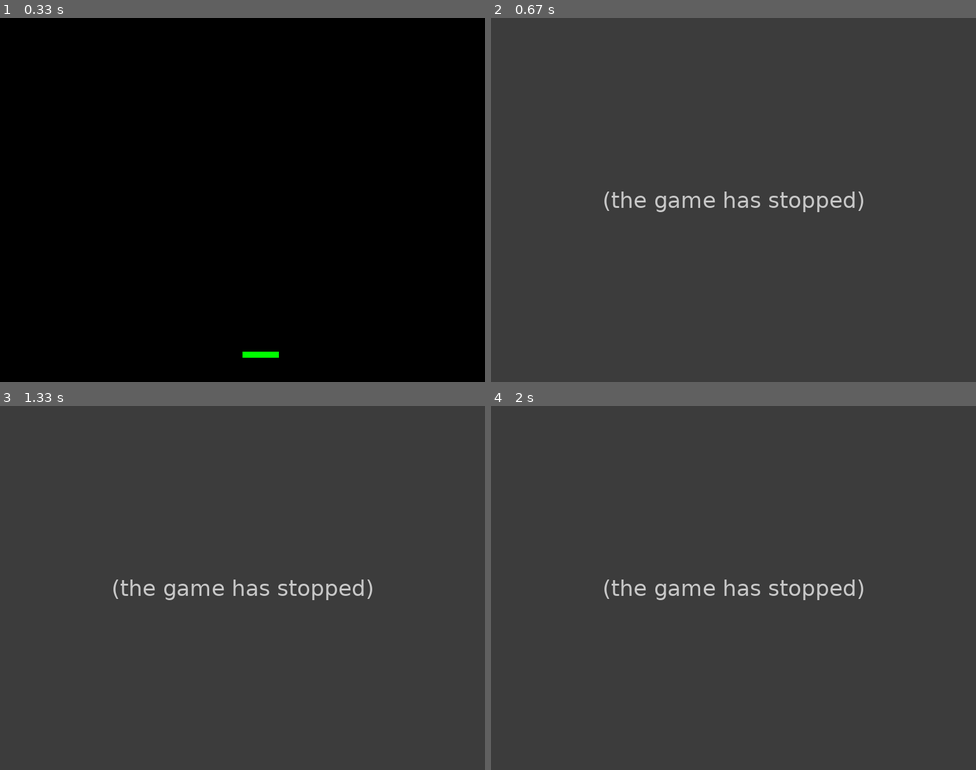
Above: before the commit, frames 1-4 (two rows, left to right).
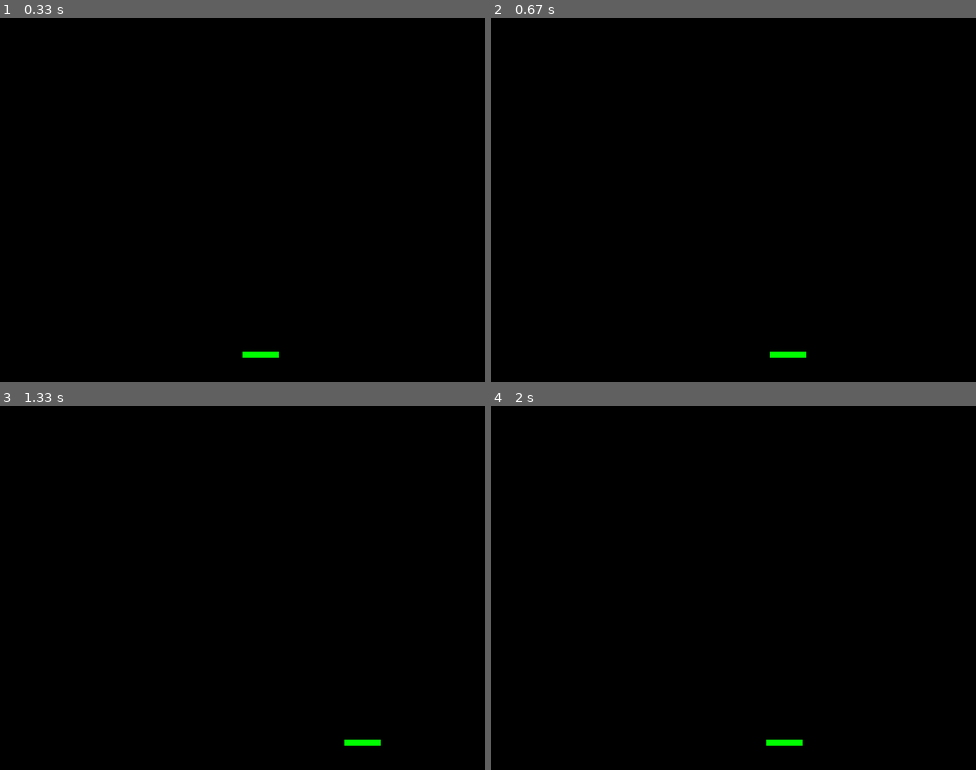
Above: after the commit, the same moments.

Repository: LeonChen2/Programming-2
Game: pygame game, started from pygame/GameProject.py
Same seed, same stepped clock (60 frames per second), same inputs: the game is played once before the commit and once after it.
Inputs:
- Up to frame 1 (0.33 s): no input
- Up to frame 2 (0.67 s): hold Right from 0.33 s (still down)
- Up to frame 3 (1.33 s): release Right at 0.8 s; hold Right 0.83-1.3 s
- Up to frame 4 (2 s): hold Left 1.33-1.87 s; hold Left from 1.9 s (still down)

Frame 1 is identical in both runs. In frame 2, 100% of the frame differs, in the area x 0-100%, y 0-100%; in frame 3, 100%; in frame 4, 100%.
Error before the commit: TypeError: Rectangle.go_right() missing 1 required positional argument: 'self' (GameProject....; the game stopped at 0.33 s (later frames are placeholders)

Commit message:
Enemy added

Diff:
--- a/pygame/GameProject.py
+++ b/pygame/GameProject.py
@@ -1,4 +1,5 @@
 # game
+
 
 import pygame
 
@@ -8,14 +9,18 @@
 YELLOW = (255, 255, 0)
 SKY_BLUE = (95, 165, 228)
 GREEN = (0, 255, 0)
+RED = (255, 0, 0)
+BLUE = (0, 0, 255)
 WIDTH = 800
 HEIGHT = 600
+NUM_ROWS = 5
 TITLE = "Game"
 
 
 
-class Rectangle:
-    def __init__(self, colour=WHITE):
+class Rectangle(pygame.sprite.Sprite):
+    def __init__(self, colour=GREEN):
+        super().__init__()
         self.width, self.height = (60, 10)
         self.x, self.y = (400, 550)
 
@@ -35,6 +40,7 @@
                 self.height
             ]
         )
+
     def update(self):
         """Updates the location of the block in space.
         Returns:
@@ -61,6 +67,31 @@
         """ Called when the user lets off the keyboard. """
         self.vel_x = 0
 
+class Enemy(pygame.sprite.Sprite):
+    def __init__(self, colour=RED):
+        self.width, self.height = (60, 30)
+        self.x, self.y = (400, 200)
+        super().__init__()
+
+        self.colour = colour
+
+    def draw(self, screen):
+        pygame.draw.rect(
+            screen,
+            self.colour,
+            [
+                self.x,
+                self.y,
+                self.width,
+                self.height
+            ]
+        )
+
+    def update(self):
+        if self.x + self.width > WIDTH or self.x < 0:
+            self.vel_x *= 0
+        if self.y + self.height > HEIGHT or self.y < 0:
+            self.vel_y *= 0
 
 
 def main():
@@ -74,11 +105,15 @@
     # ----- LOCAL VARIABLES
     done = False
     clock = pygame.time.Clock()
-    Paddle = Rectangle((0, 255, 0))
+
+    # --- enemies
+    #for i in range(NUM_ROWS):
+        #enemy = Enemy(100+i*20)
+        #enemy.rect.x = enemy.rect.x - random.choice([-10, 10])
 
     # --- player
-
-
+    rectangle = Rectangle()
+    enemy = Rectangle()
 
     # ----- MAIN LOOP
     while not done:
@@ -88,15 +123,15 @@
 
             if event.type == pygame.KEYDOWN:
                 if event.key == pygame.K_LEFT:
-                    Rectangle.go_left()
+                    rectangle.go_left()
                 if event.key == pygame.K_RIGHT:
-                    Rectangle.go_right()
+                    rectangle.go_right()
 
             if event.type == pygame.KEYUP:
-                if event.key == pygame.K_LEFT and Rectangle.vel_x < 0:
-                 Rectangle.stop()
-                if event.key == pygame.K_RIGHT and Rectangle.vel_x > 0:
-                 Rectangle.stop()
+                if event.key == pygame.K_LEFT and rectangle.vel_x < 0:
+                 rectangle.stop()
+                if event.key == pygame.K_RIGHT and rectangle.vel_x > 0:
+                 rectangle.stop()
 
         # -- Event Handler
         for event in pygame.event.get():
@@ -104,14 +139,16 @@
                 done = True
 
         # ----- LOGIC
+
+
+
         # update
-        Paddle.update()
+        rectangle.update()
+        enemy.update()
 
         # ----- DRAW
         screen.fill(BLACK)
-        Paddle.draw(screen)
-
-
+        rectangle.draw(screen)
 
         # ----- UPDATE
         pygame.display.flip()
--- /dev/null
+++ b/pygame/Test.py
@@ -0,0 +1,266 @@
+import pygame
+
+# Global constants
+
+# Colors
+BLACK = (0, 0, 0)
+WHITE = (255, 255, 255)
+GREEN = (0, 255, 0)
+RED = (255, 0, 0)
+BLUE = (0, 0, 255)
+
+# Screen dimensions
+SCREEN_WIDTH = 800
+SCREEN_HEIGHT = 600
+
+
+class Player(pygame.sprite.Sprite):
+    """ This class represents the bar at the bottom that the player
+        controls. """
+
+    # -- Methods
+    def __init__(self):
+        """ Constructor function """
+
+        # Call the parent's constructor
+        super().__init__()
+
+        # Create an image of the block, and fill it with a color.
+        # This could also be an image loaded from the disk.
+        width = 40
+        height = 60
+        self.image = pygame.Surface([width, height])
+        self.image.fill(RED)
+
+        # Set a referance to the image rect.
+        self.rect = self.image.get_rect()
+
+        # Set speed vector of player
+        self.vel_x = 0
+        self.vel_y = 0
+
+        # List of sprites we can bump against
+        self.level = None
+
+    def update(self):
+
+        # Move left/right
+        self.rect.x += self.vel_x
+
+
+
+        # Move up/down
+        self.rect.y += self.vel_y
+
+        # Check and see if we hit anything
+        block_hit_list = pygame.sprite.spritecollide(self, self.level.platform_list, False)
+        for block in block_hit_list:
+
+            # Reset our position based on the top/bottom of the object.
+            if self.vel_y > 0:
+                self.rect.bottom = block.rect.top
+            elif self.vel_y < 0:
+                self.rect.top = block.rect.bottom
+
+            # Stop our vertical movement
+            self.vel_y = 0
+
+    def calc_grav(self):
+        """ Calculate effect of gravity. """
+        if self.vel_y == 0:
+            self.vel_y = 1
+        else:
+            self.vel_y += .15
+
+        # See if we are on the ground.
+        if self.rect.y >= SCREEN_HEIGHT - self.rect.height and self.vel_y >= 0:
+            self.vel_y = 0
+            self.rect.y = SCREEN_HEIGHT - self.rect.height
+
+    def jump(self):
+        """ Called when user hits 'jump' button. """
+
+        # move down a bit and see if there is a platform below us.
+        # Move down 2 pixels because it doesn't work well if we only move down
+        # 1 when working with a platform moving down.
+        self.rect.y += 2
+        platform_hit_list = pygame.sprite.spritecollide(self, self.level.platform_list, False)
+        self.rect.y -= 2
+
+        # If it is ok to jump, set our speed upwards
+        if len(platform_hit_list) > 0 or self.rect.bottom >= SCREEN_HEIGHT:
+            self.vel_y = -10
+
+    # Player-controlled movement:
+    def go_left(self):
+        """ Called when the user hits the left arrow. """
+        self.vel_x = -6
+
+    def go_right(self):
+        """ Called when the user hits the right arrow. """
+        self.vel_x = 6
+
+    def stop(self):
+        """ Called when the user lets off the keyboard. """
+        self.vel_x = 0
+
+
+class Platform(pygame.sprite.Sprite):
+    """ Platform the user can jump on """
+
+    def __init__(self, width, height):
+        """ Platform constructor. Assumes constructed with user passing in
+            an array of 5 numbers like what's defined at the top of this
+            code. """
+        super().__init__()
+
+        self.image = pygame.Surface([width, height])
+        self.image.fill(GREEN)
+
+        self.rect = self.image.get_rect()
+
+
+class Level(object):
+    """ This is a generic super-class used to define a level.
+        Create a child class for each level with level-specific
+        info. """
+
+    def __init__(self, player):
+        """ Constructor. Pass in a handle to player. Needed for when moving platforms
+            collide with the player. """
+        self.platform_list = pygame.sprite.Group()
+        self.enemy_list = pygame.sprite.Group()
+        self.player = player
+
+        # Background image
+        self.background = None
+
+    # Update everythign on this level
+    def update(self):
+        """ Update everything in this level."""
+        self.platform_list.update()
+        self.enemy_list.update()
+
+    def draw(self, screen):
+        """ Draw everything on this level. """
+
+        # Draw the background
+        screen.fill(BLUE)
+
+        # Draw all the sprite lists that we have
+        self.platform_list.draw(screen)
+        self.enemy_list.draw(screen)
+
+
+# Create platforms for the level
+class Level_01(Level):
+    """ Definition for level 1. """
+
+    def __init__(self, player):
+        """ Create level 1. """
+
+        # Call the parent constructor
+        Level.__init__(self, player)
+
+        # Array with width, height, x, and y of platform
+        level = [[210, 70, 500, 500],
+                 [210, 70, 200, 400],
+                 [210, 70, 600, 300],
+                 ]
+
+        # Go through the array above and add platforms
+        for platform in level:
+            block = Platform(platform[0], platform[1])
+            block.rect.x = platform[2]
+            block.rect.y = platform[3]
+            block.player = self.player
+            self.platform_list.add(block)
+
+
+def main():
+    """ Main Program """
+    pygame.init()
+
+    # Set the height and width of the screen
+    size = [SCREEN_WIDTH, SCREEN_HEIGHT]
+    screen = pygame.display.set_mode(size)
+
+    pygame.display.set_caption("Frenzy Tiles")
+
+    # Create the player
+    player = Player()
+
+    # Create all the levels
+    level_list = []
+    level_list.append(Level_01(player))
+
+    # Set the current level
+    current_level_no = 0
+    current_level = level_list[current_level_no]
+
+    active_sprite_list = pygame.sprite.Group()
+    player.level = current_level
+
+    player.rect.x = 340
+    player.rect.y = SCREEN_HEIGHT - player.rect.height
+    active_sprite_list.add(player)
+
+    # Loop until the user clicks the close button.
+    done = False
+
+    # Used to manage how fast the screen updates
+    clock = pygame.time.Clock()
+
+    # -------- Main Program Loop -----------
+    while not done:
+        for event in pygame.event.get():
+            if event.type == pygame.QUIT:
+                done = True
+
+            if event.type == pygame.KEYDOWN:
+                if event.key == pygame.K_LEFT:
+                    player.go_left()
+                if event.key == pygame.K_RIGHT:
+                    player.go_right()
+                if event.key == pygame.K_UP:
+                    player.jump()
+
+            if event.type == pygame.KEYUP:
+                if event.key == pygame.K_LEFT and player.vel_x < 0:
+                    player.stop()
+                if event.key == pygame.K_RIGHT and player.vel_x > 0:
+                    player.stop()
+
+        # Update the player.
+        active_sprite_list.update()
+
+        # Update items in the level
+        current_level.update()
+
+        # If the player gets near the right side, shift the world left (-x)
+        if player.rect.right > SCREEN_WIDTH:
+            player.rect.right = SCREEN_WIDTH
+
+        # If the player gets near the left side, shift the world right (+x)
+        if player.rect.left < 0:
+            player.rect.left = 0
+
+        # ALL CODE TO DRAW SHOULD GO BELOW THIS COMMENT
+        current_level.draw(screen)
+        active_sprite_list.draw(screen)
+
+        # ALL CODE TO DRAW SHOULD GO ABOVE THIS COMMENT
+
+        # Limit to 60 frames per second
+        clock.tick(60)
+
+        # Go ahead and update the screen with what we've drawn.
+        pygame.display.flip()
+
+    # Be IDLE friendly. If you forget this line, the program will 'hang'
+    # on exit.
+    pygame.quit()
+
+
+if __name__ == "__main__":
+    main()
